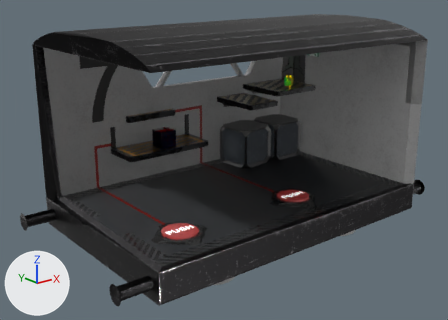
The OBJ model res/models/Levels/7/level7.obj as it was, and as the next commit left it.
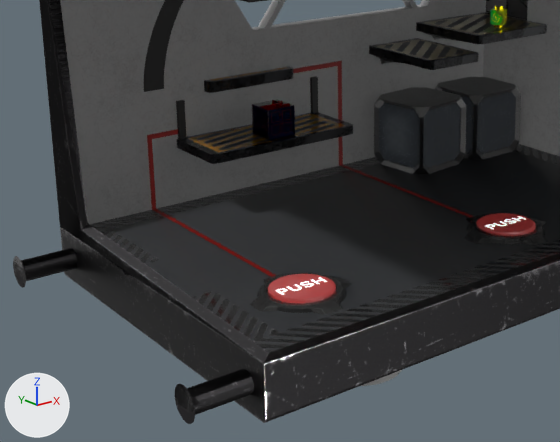
Each version appears first whole from a 50 mm camera at (72.93, -16.16, 7.79) aimed at (86.11, 0.31, 1.2), and next in a close-up on the part from 3% to 72% of the width and 22% to 99% of the height. Arrows for +X, +Y and +Z are at lower left; the lights stay in place. Where no turn or scale is listed for an object, it has been applied to the vertices.

The first close-up shows 'C_01_preasure_plate_decoration_1.002', 'E_box_3.001', 'F_floor_1.006', 'J_61_kable2.004', 'J_62_kable2.002', 'M_62_question_platform_62', 'S_corner_platform_1.007', 'S_corner_platform_1.015', 'W_back_wall_1.006', 'W_left_wall_1.006', 'W_right_wall_down_1.006', 'X_levelNumber', 'Y_decoBox1_3.002', 'Y_decoBox1_3.012'.
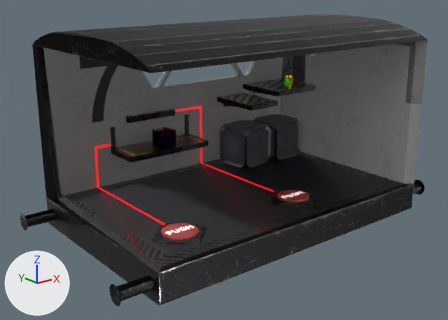
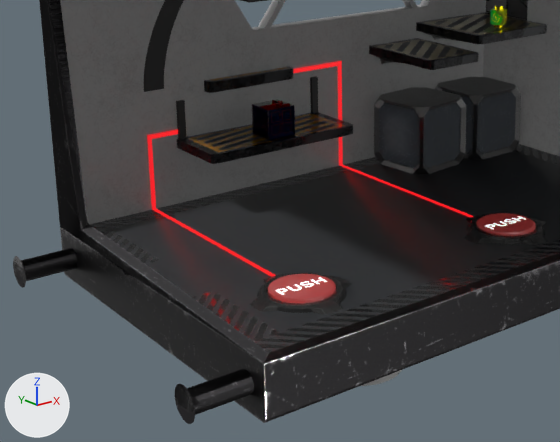
Where the change shows, as pixel boxes (x1, y1, x2, y2) in the close-ups (560 x 442 px):
'J_62_kable2.002', surface changed: (147, 129, 276, 277) in both
'J_61_kable2.004', surface changed: (293, 61, 473, 217) in both

What changed in the scene script:
```text
Add img_kable_emiss_png:
    img_kable_emiss_png = load_image('kable_emiss.png', '../../Assets/kable_emiss.png', 1024, 1024, 'sRGB')
Change mat_misc_007:
    where n0 = _N.new('ShaderNodeBsdfPrincipled'); n0.name = 'Principled BSDF'
    add n0.inputs[28].default_value = 1.0  # 'Emission Strength'
    add n3 = _N.new('ShaderNodeTexImage'); n3.name = 'Image Texture.001'
    add n3.image = img_kable_emiss_png
    add _L.new(n3.outputs[0], n0.inputs[27])  # 'Color' to 'Emission Color'
```
